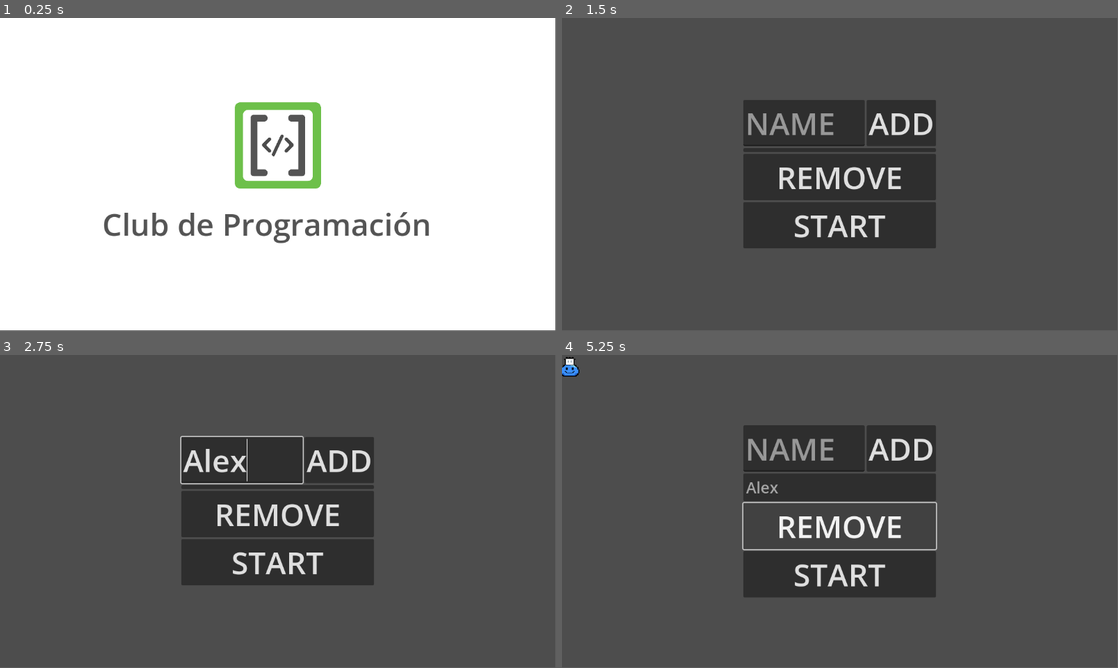
Above: before the commit, frames 1-4 (two rows, left to right).
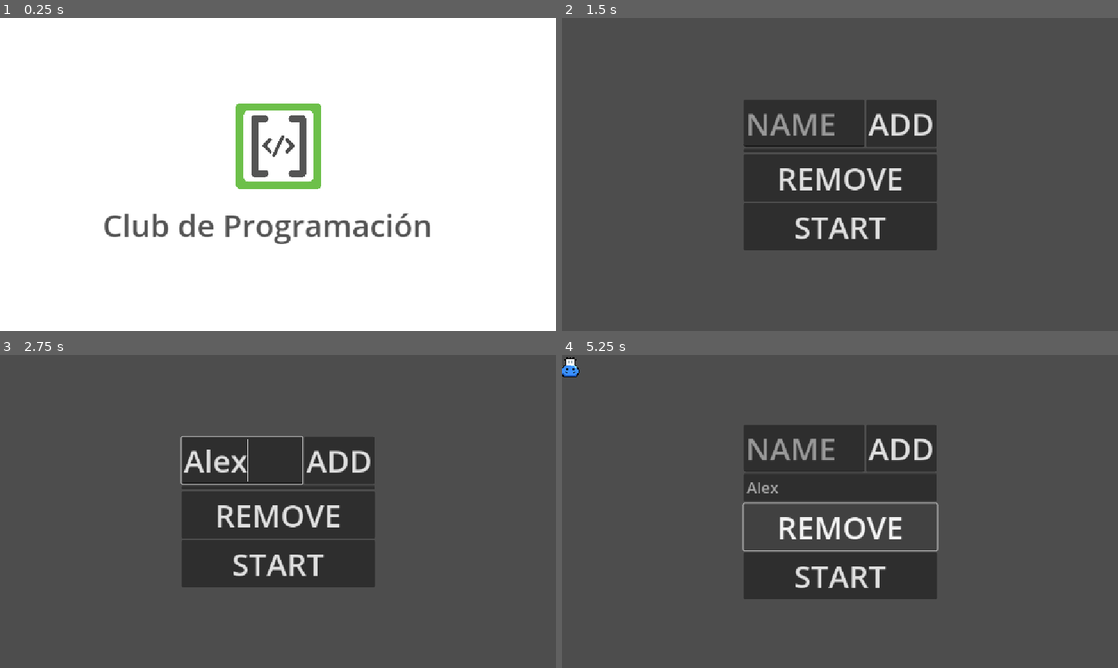
Above: after the commit, the same moments.

Repository: lucianocanovas/hot-potato
Game: Godot game, scene res://scenes/club_logo.tscn
Same seed, same stepped clock (60 frames per second), same inputs: the game is played once before the commit and once after it.
Inputs (mouse positions are in pixels of both pictures, inside the frame that each line leads up to):
- Up to frame 1 (0.25 s): no input
- Up to frame 2 (1.5 s): tap Enter at 0.5 s; move the mouse to (962, 158) at 0.52 s; click (962, 158) at 0.67 s; click "START GAME" at 1.25 s
- Up to frame 3 (2.75 s): click (244, 461) at 2.02 s; type "Alex" at 2.1 s
- Up to frame 4 (5.25 s): click "START" at 2.75 s; click "START" at 3.5 s; click "ADD" at 4.25 s; click "REMOVE" at 5 s
In our replay, the window is 799x449 before the commit and 800x450 after it. These sizes can differ from the game's own. Grey fills any space a smaller window leaves; there, only what the larger window draws over its background counts as a difference.

The runs differ from the first frame. In frame 1, 1.9% of the frame differs, in the area x 18-78%, y 26-73%; in frame 2, 2.0%; in frame 3, 2.2%; in frame 4, 2.4%, in the area x 0-68%, y 0-78%.

Commit message:
arreglado tamaño pantalla

Diff:
--- a/project.godot
+++ b/project.godot
@@ -11,6 +11,7 @@
 [application]
 
 config/name="hot-potato"
+config/tags=PackedStringArray("club")
 run/main_scene="uid://cisyutchc1r3o"
 config/features=PackedStringArray("4.4", "GL Compatibility")
 config/icon="uid://ds3l1846ty5ld"
@@ -19,6 +20,10 @@
 
 Global="*res://Global.gd"
 Utils="*res://globals/utils.gd"
+
+[display]
+
+window/stretch/mode="canvas_items"
 
 [input]
 
